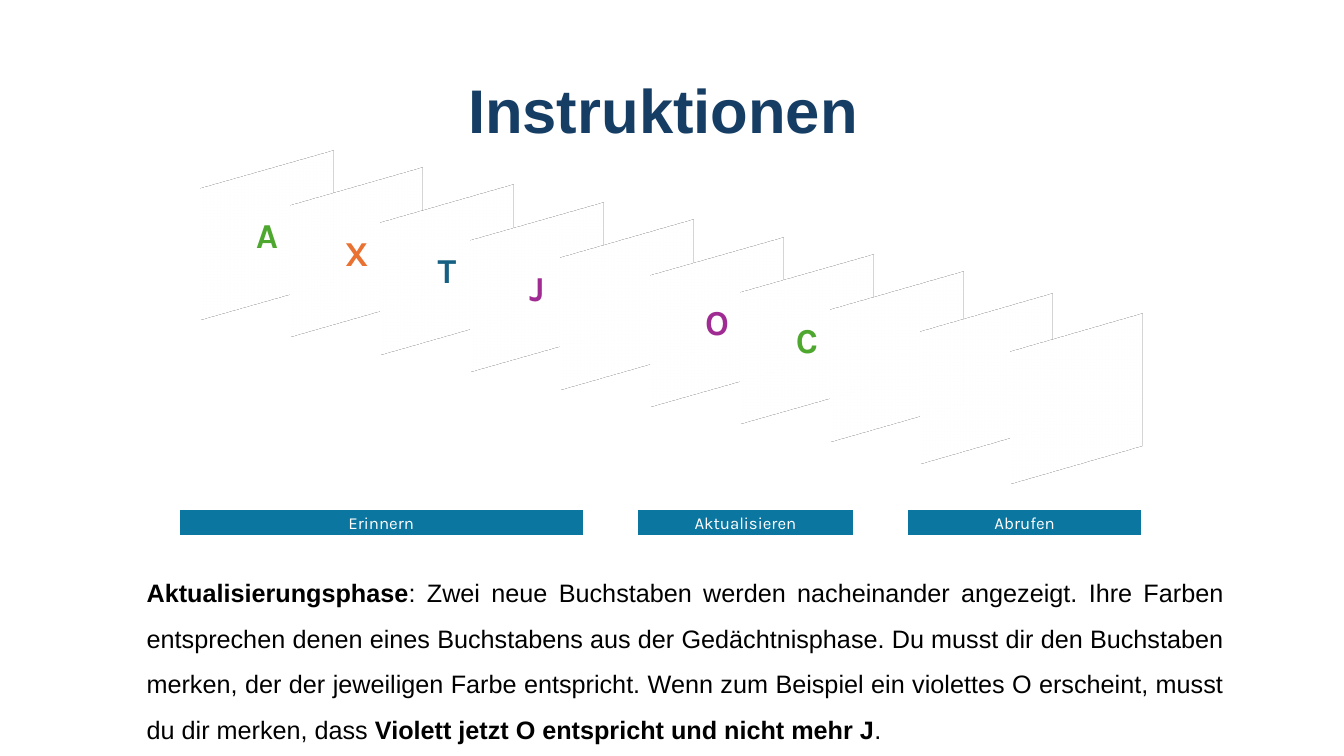
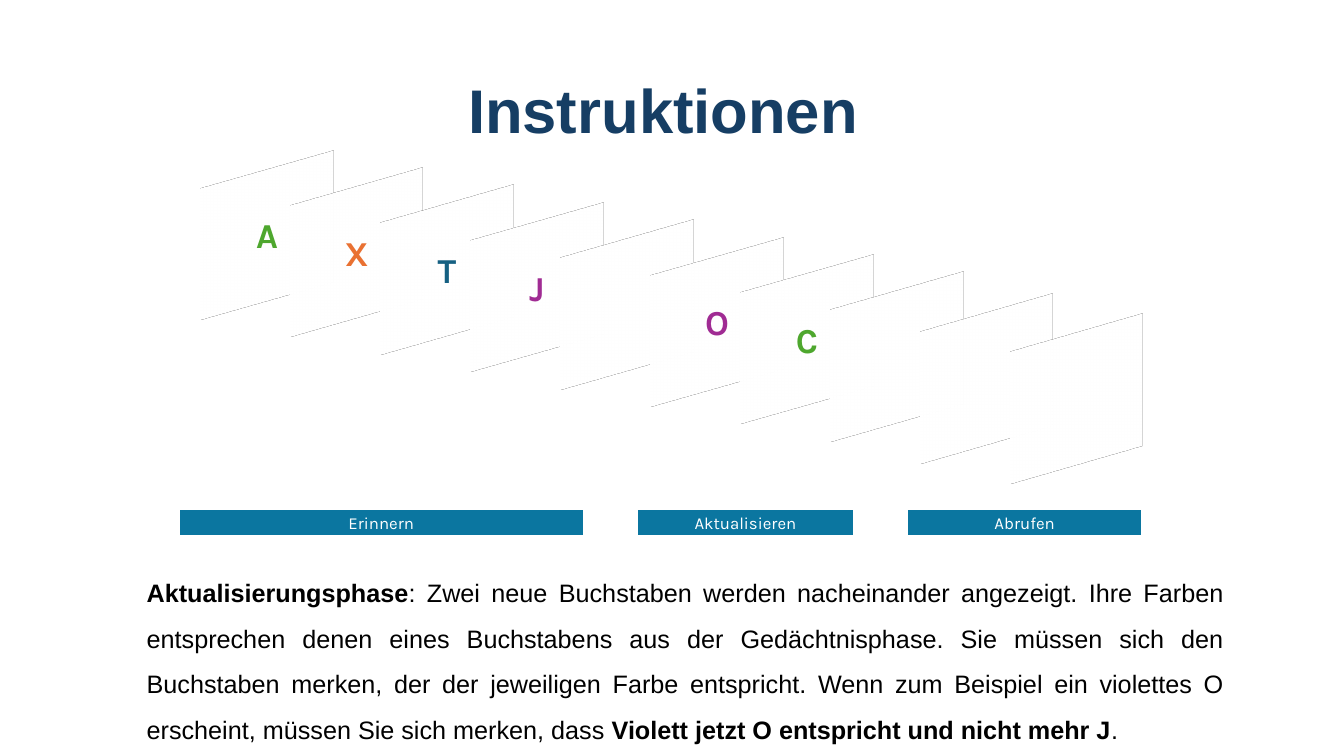
Before and after one commit to GidonFrischkorn/Ambizione-IndividualDifferencesStudy, a slide deck: slide 3 of tasks/letter-updating-task/assets/images/instruction-de/instruction.pptx. Drawn at 1344x756 pixels with LibreOffice and Linux fonts; fonts in the diff are those of the drawing. Boxes give left, top, right and bottom in pixels: in the first picture for what was removed or moved away, otherwise in the second. Text is boxed around its words. In the diff, an @@ line names an element or a change of style, - is before the commit and + after.

```diff
--- a/tasks/letter-updating-task/assets/images/instruction-de/instruction.pptx
+++ b/tasks/letter-updating-task/assets/images/instruction-de/instruction.pptx
@@ text at bbox=[147, 583, 1224, 744]: text changed @@
-Aktualisierungsphase: Zwei neue Buchstaben werden nacheinander angezeigt. Ihre Farben entsprechen denen eines Buchstabens aus der Gedächtnisphase. Du musst dir den Buchstaben merken, der der jeweiligen Farbe entspricht. Wenn zum Beispiel ein violettes O erscheint, musst du dir merken, dass Violett jetzt O entspricht und nicht mehr J.
+Aktualisierungsphase: Zwei neue Buchstaben werden nacheinander angezeigt. Ihre Farben entsprechen denen eines Buchstabens aus der Gedächtnisphase. Sie müssen sich den Buchstaben merken, der der jeweiligen Farbe entspricht. Wenn zum Beispiel ein violettes O erscheint, müssen Sie sich merken, dass Violett jetzt O entspricht und nicht mehr J.
```
Also in this commit, not shown: 2 other slides changed, 4 other files.
